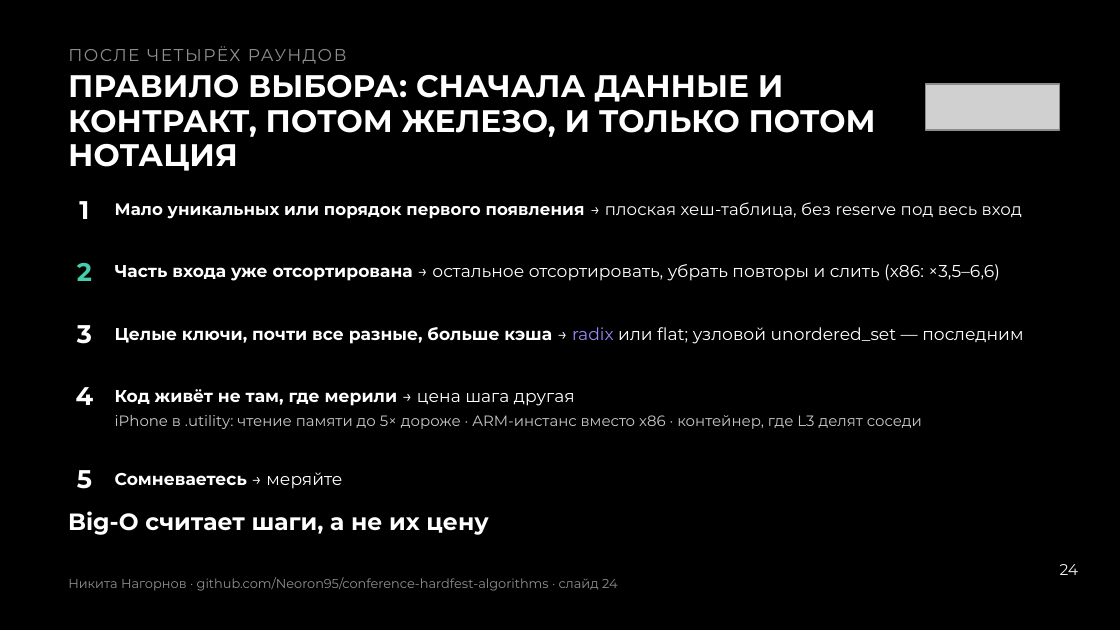
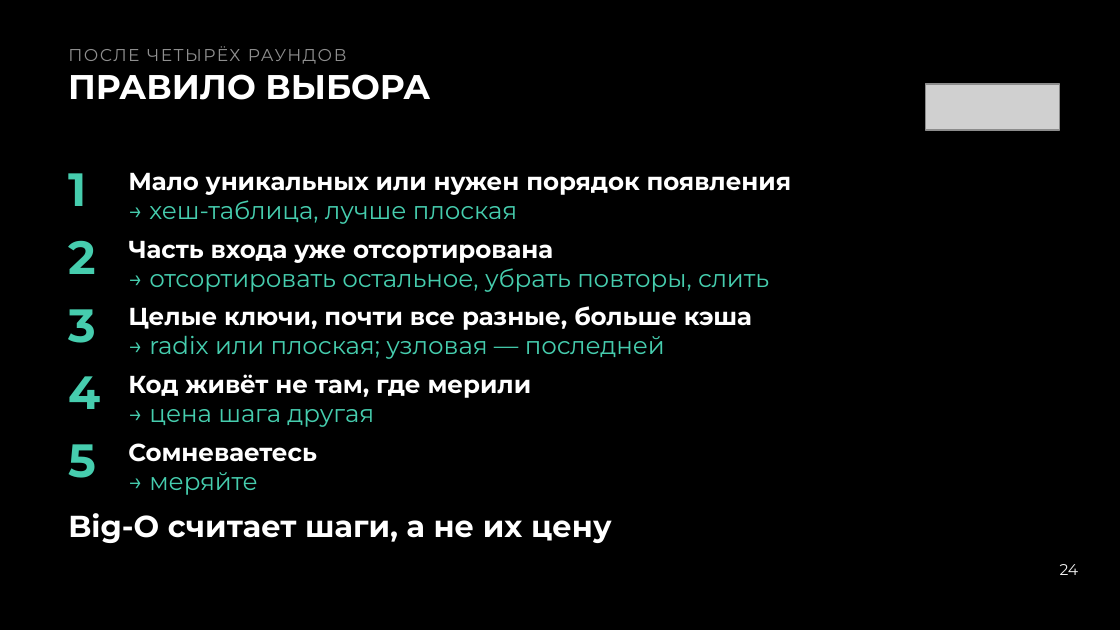
Before and after one commit to Neoron95/conference-hardfest-algorithms, a slide deck: slide 24 of prep/deck/hardfest2026_deck.pptx. Drawn at 1120x630 pixels with LibreOffice and Linux fonts; fonts in the diff are those of the drawing; grey boxes stand for pictures. Boxes give left, top, right and bottom in pixels: in the first picture for what was removed or moved away, otherwise in the second. Text is boxed around its words. In the diff, an @@ line names an element or a change of style, - is before the commit and + after.

```diff
--- a/prep/deck/hardfest2026_deck.pptx
+++ b/prep/deck/hardfest2026_deck.pptx
@@ text at [68, 74, 430, 100]: text changed; size 20 to 22 pt @@
-ПРАВИЛО ВЫБОРА: СНАЧАЛА ДАННЫЕ И КОНТРАКТ, ПОТОМ ЖЕЛЕЗО, И ТОЛЬКО ПОТОМ НОТАЦИЯ
+ПРАВИЛО ВЫБОРА
@@ size 16.5 to 30 pt, text colour #FFFFFF to #46CDAE; alignment centre to left; line spacing 16.5pt to 30pt in 4 elements at [68, 376, 100, 409], [68, 309, 96, 343], [68, 444, 96, 478], [68, 173, 86, 206] @@
@@ text "1": place and size @@
-text "1" at [79, 201, 89, 219]
+text "1" at [68, 173, 86, 206]
@@ text at [149, 176, 792, 224]: text changed; size 10.7 to 15.8 pt; bold on @@
-Мало уникальных или порядок первого появления → плоская хеш-таблица, без reserve под весь вход
+Мало уникальных или нужен порядок появления
+→ хеш-таблица, лучше плоская
@@ text "2": place and size @@
-text "2" at [77, 263, 92, 281]
+text "2" at [68, 241, 96, 274]
@@ text "2" at [68, 241, 96, 274]: size 16.5 to 30 pt; alignment centre to left; line spacing 16.5pt to 30pt @@
@@ text at [149, 244, 769, 292]: text changed; size 11 to 15.8 pt; text colour #FFFFFF to #46CDAE @@
-Часть входа уже отсортирована → остальное отсортировать, убрать повторы и слить (x86: ×3,5–6,6)
+Часть входа уже отсортирована
+→ отсортировать остальное, убрать повторы, слить
@@ text "3": place and size @@
-text "3" at [77, 325, 92, 344]
+text "3" at [68, 309, 96, 343]
@@ text at [149, 306, 752, 359]: text changed; size 11 to 15.8 pt; bold on @@
-Целые ключи, почти все разные, больше кэша → radix или flat; узловой unordered_set — последним
+Целые ключи, почти все разные, больше кэша
+→ radix или плоская; узловая — последней
@@ text "4": place and size @@
-text "4" at [76, 387, 94, 405]
+text "4" at [68, 376, 100, 409]
@@ text "Код живёт не там, где ...": place and size @@
-text "Код живёт не там, где ..." at [115, 389, 575, 406]
+text "Код живёт не там, где ..." at [149, 374, 532, 427]
@@ text "Код живёт не там, где ..." at [149, 374, 532, 427]: size 11 to 15.8 pt; text colour #FFFFFF to #46CDAE in "→ цена шага другая"; line spacing 14.3pt to 18.8pt @@
@@ text removed at [115, 415, 922, 429] @@
-iPhone в .utility: чтение памяти до 5× дороже · ARM-инстанс вместо x86 · контейнер, где L3 делят соседи
@@ text "5": place and size @@
-text "5" at [77, 470, 92, 489]
+text "5" at [68, 444, 96, 478]
@@ text "Сомневаетесь → меряйте": place and size @@
-text "Сомневаетесь → меряйте" at [115, 472, 342, 489]
+text "Сомневаетесь → меряйте" at [128, 443, 317, 495]
@@ text "Сомневаетесь → меряйте" at [128, 443, 317, 495]: size 11 to 15.8 pt; text colour #FFFFFF to #46CDAE in "→ меряйте"; line spacing 14.3pt to 18.8pt @@
@@ text "Big-O считает шаги, а не ..." at [68, 513, 612, 543]: size 15.1 to 19.5 pt; line spacing 17.4pt to 22.4pt @@
@@ text removed at [68, 577, 618, 591] @@
-Никита Нагорнов · github.com/Neoron95/conference-hardfest-algorithms · слайд 24
```
Also in this commit, not shown: 45 other slides changed, 1 slide added, 1 slide removed, 3 other files.
